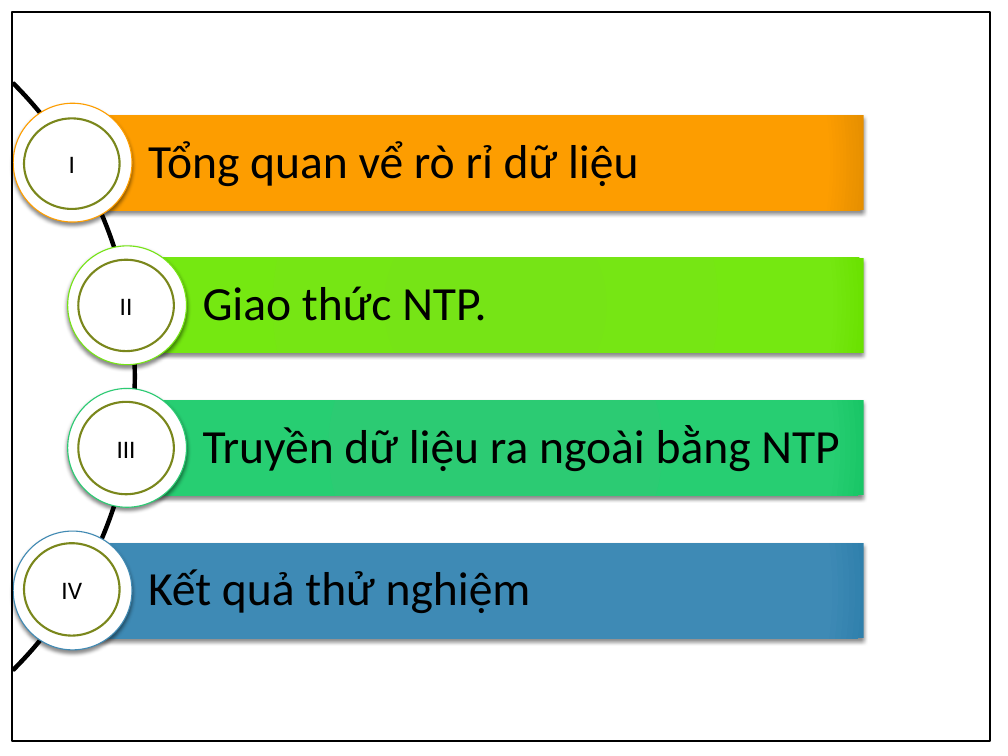
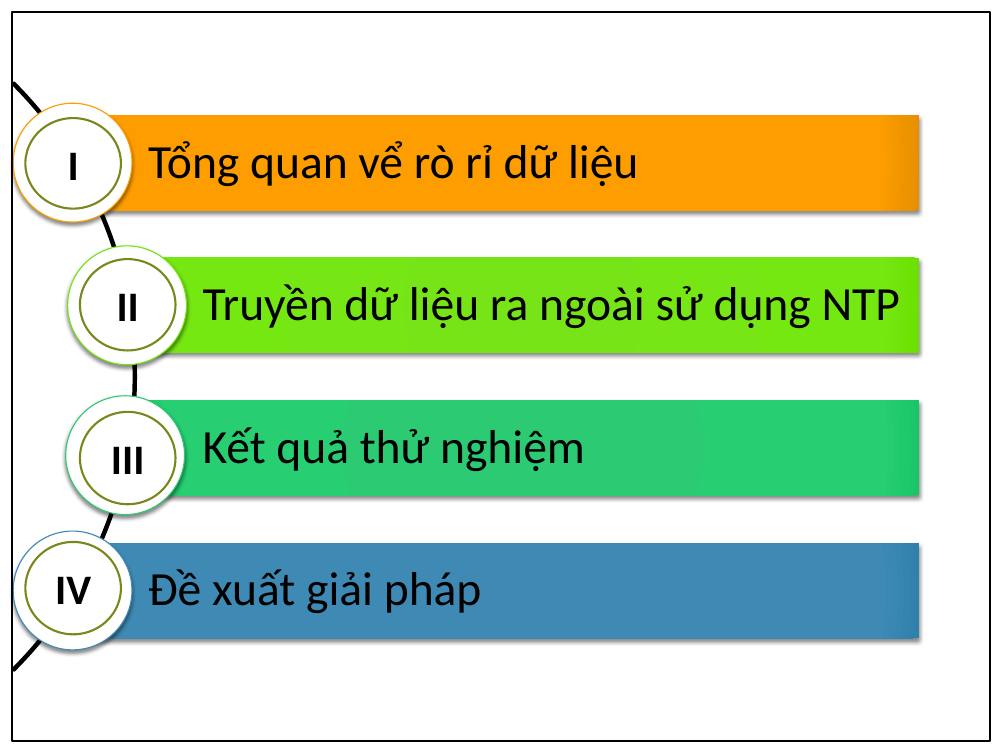
Before and after one commit to apkadmin/doan, a slide deck: slide 4 of Kỹ-thuật-khai-thác-giao-thức-Network-Time.pptx. Drawn at 1008x756 pixels with LibreOffice and Linux fonts; fonts in the diff are those of the drawing; background and template pictures are left out. Boxes give left, top, right and bottom in pixels: in the first picture for what was removed or moved away, otherwise in the second. Text is boxed around its words. In the diff, an @@ line names an element or a change of style, - is before the commit and + after.

```diff
--- a/Kỹ-thuật-khai-thác-giao-thức-Network-Time.pptx
+++ b/Kỹ-thuật-khai-thác-giao-thức-Network-Time.pptx
@@ rectangle: place and size @@
-rectangle at [73,115,864,210]
+rectangle at [73,115,919,210]
@@ rectangle: place and size @@
-rectangle at [127,258,864,353]
+rectangle at [127,258,919,353]
@@ text at [203,284,900,328]: text changed @@
-Truyền dữ liệu ra ngoài bằng NTP
+Truyền dữ liệu ra ngoài sử dụng NTP
@@ text removed at [203,286,486,321] @@
-Giao thức NTP.
@@ ellipse: place and size @@
-ellipse at [68,388,186,507]
+ellipse at [66,396,184,515]
@@ size 18 to 30 pt, bold on in 4 elements at [25,118,121,209], [80,259,175,351], [25,542,121,635], [80,412,175,505] @@
@@ ellipse "III": place and size @@
-ellipse "III" at [79,402,174,495]
+ellipse "III" at [80,412,175,505]
@@ rectangle: place and size @@
-rectangle at [127,400,864,495]
+rectangle at [127,400,919,495]
@@ text "Kết quả thử nghiệm": place and size @@
-text "Kết quả thử nghiệm" at [148,569,531,613]
+text "Kết quả thử nghiệm" at [203,427,585,471]
@@ rectangle: place and size @@
-rectangle at [73,543,864,638]
+rectangle at [73,543,919,638]
@@ text added at [148,569,482,613], 34 pt, text #000000 @@
+Đề xuất giải pháp
```
Also in this commit, not shown: 10 other slides changed, 4 slides added, 2 slides removed, 7 other files.
